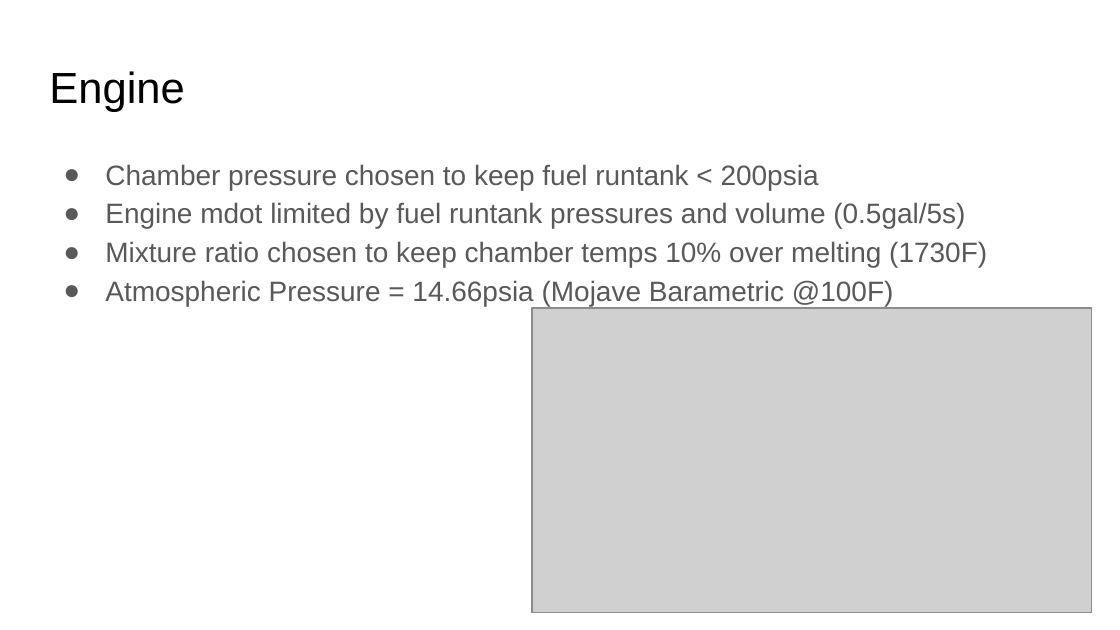
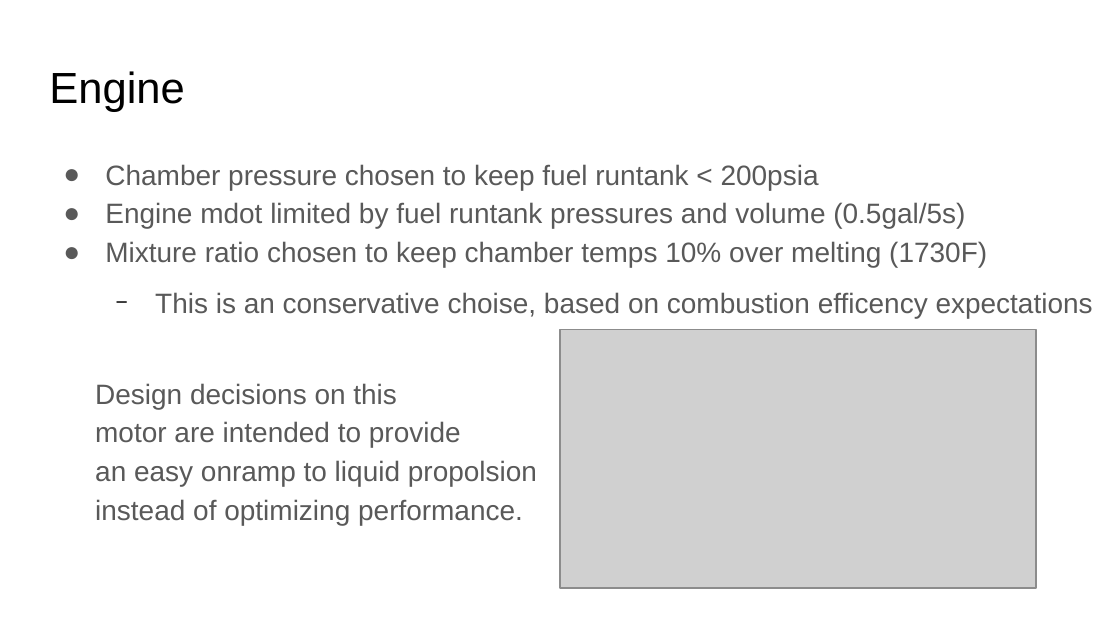
Before and after one commit to ControlSoup/Thrusty, a slide deck: slide 2 of projects/nitrious_engine/presentations/Review.odp (slide 4 before the commit). Drawn at 1120x630 pixels with LibreOffice and Linux fonts; fonts in the diff are those of the drawing; grey boxes stand for pictures. Boxes give left, top, right and bottom in pixels: in the first picture for what was removed or moved away, otherwise in the second. Text is boxed around its words. In the diff, an @@ line names an element or a change of style, - is before the commit and + after.

```diff
--- a/projects/nitrious_engine/presentations/Review.odp
+++ b/projects/nitrious_engine/presentations/Review.odp
@@ text at [155,292,1093,319]: text changed @@
-● Atmospheric Pressure = 14.66psia (Mojave Barametric @100F)
+  − This is an conservative choise, based on combustion efficency expectations
@@ picture: place and size @@
-picture at [532,308,1092,613]
+picture at [560,329,1036,588]
@@ text added at [95,383,537,525], 18 pt, text #595959 @@
+Design decisions on this
+motor are intended to provide
+an easy onramp to liquid propolsion
+instead of optimizing performance.
```
Also in this commit, not shown: 5 other slides changed, 1 slide added, 1 slide removed, 22 other files.
